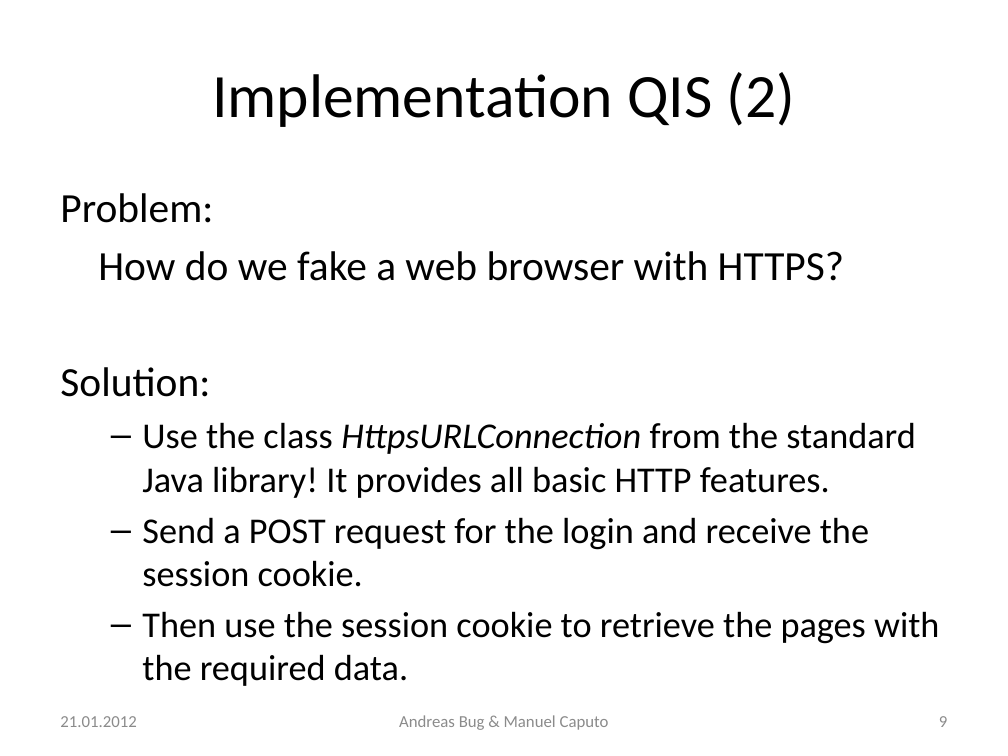
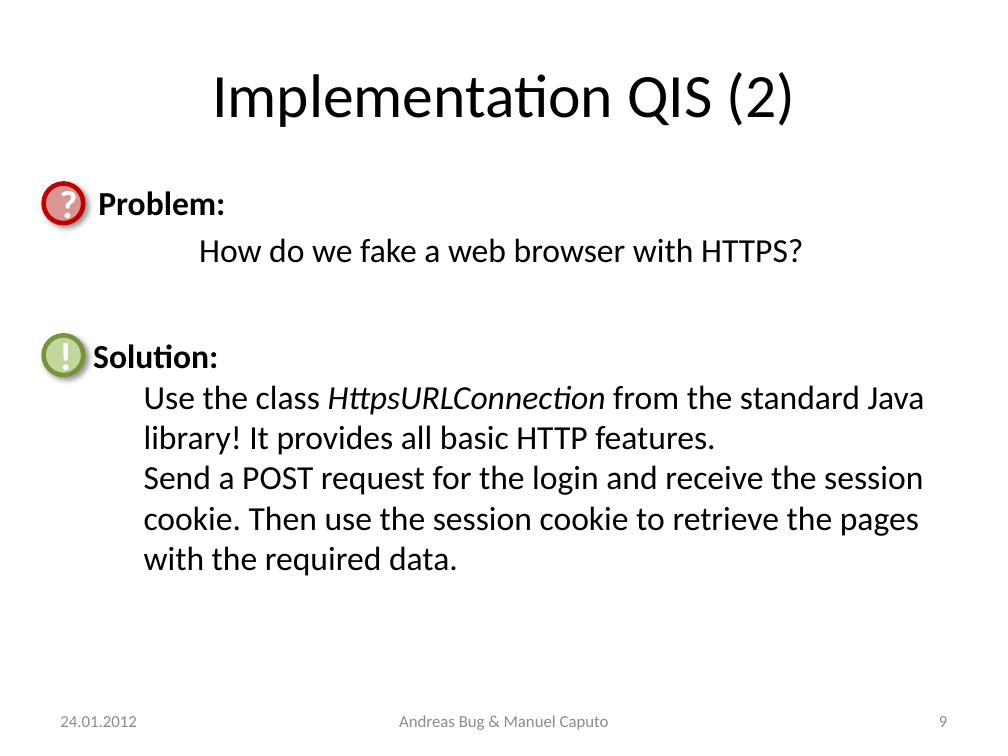
Before and after one commit to n0rf/htwg-grade-app, a slide deck: slide 9 of docs/notenapp-praesi.pptx. Drawn at 1008x756 pixels with LibreOffice and Linux fonts; fonts in the diff are those of the drawing. Boxes give left, top, right and bottom in pixels: in the first picture for what was removed or moved away, otherwise in the second. Text is boxed around its words. In the diff, an @@ line names an element or a change of style, - is before the commit and + after.

Commit message:
Updated presentation

```diff
--- a/docs/notenapp-praesi.pptx
+++ b/docs/notenapp-praesi.pptx
@@ text "Problem:" at (98,191,803,263): size 29.6 to 24 pt; bold on in "Problem:"; less space between paragraphs @@
@@ ellipse added at (43,183,83,223), fill #D99694, outline #C00000 3.25 pt, 28 pt, text #FFFFFF, bold @@
+?
@@ ellipse added at (43,336,83,375), fill #C3D69B, outline #77933C 3.25 pt, 28 pt, text #FFFFFF, bold @@
+!
@@ text added at (93,344,925,576), 24 pt, text #000000 @@
+Solution:
+  Use the class HttpsURLConnection from the standard Java library! It provides all basic HTTP features.
+  Send a POST request for the login and receive the session cookie. Then use the session cookie to retrieve the pages with the required data.
@@ text at (60,367,939,686): paragraphs removed @@
-Solution:
-  – Use the class HttpsURLConnection from the standard Java library! It provides all basic HTTP features.
-  – Send a POST request for the login and receive the session cookie.
-  – Then use the session cookie to retrieve the pages with the required data.
@@ text at (60,716,136,727): text changed @@
-21.01.2012
+24.01.2012
```
Also in this commit, not shown: 13 other slides changed.
